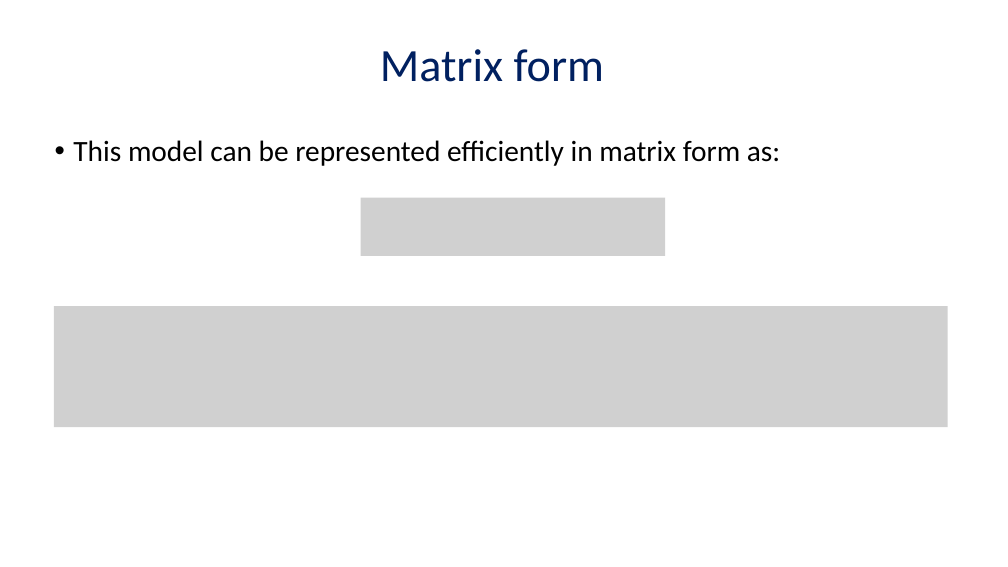
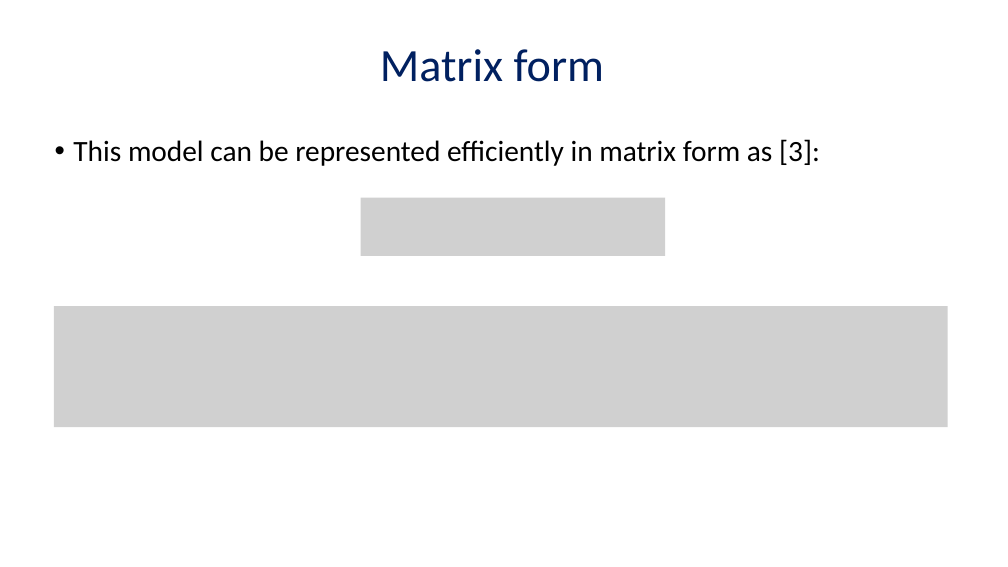
Before and after one commit to AdirCN/DPD, a slide deck: slide 10 of documents/Final Presentation.pptx (slide 9 before the commit). Drawn at 1008x567 pixels with LibreOffice and Linux fonts; fonts in the diff are those of the drawing; grey boxes stand for pictures. Boxes give left, top, right and bottom in pixels: in the first picture for what was removed or moved away, otherwise in the second. Text is boxed around its words. In the diff, an @@ line names an element or a change of style, - is before the commit and + after.

```diff
--- a/documents/Final Presentation.pptx
+++ b/documents/Final Presentation.pptx
@@ text at (x1=73, y1=139, x2=820, y2=166): text changed @@
-• This model can be represented efficiently in matrix form as:
+• This model can be represented efficiently in matrix form as [3]:
```
Also in this commit, not shown: 6 other slides changed, 27 slides added, 5 slides removed, 1 other file.
